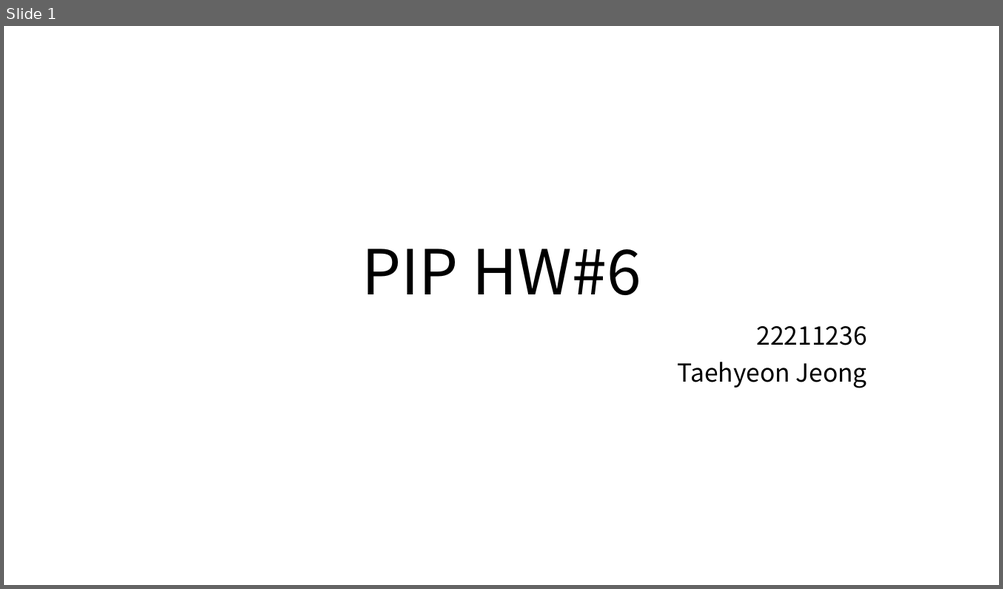
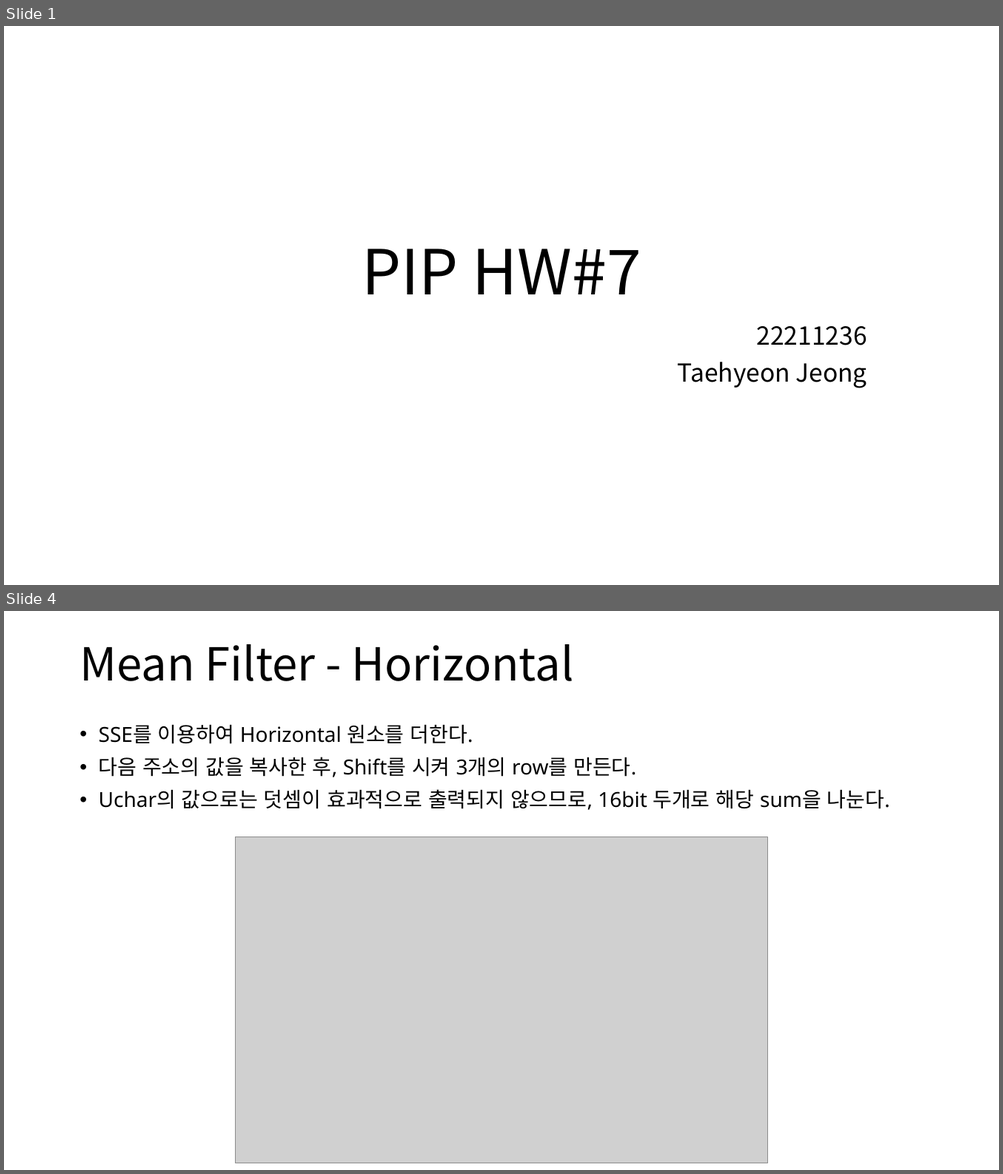
Before and after one commit to Burgunthy/Parallel-Image-Processing, a slide deck: chapter7_SSE_Mean_Filter/sse_Mean_Filter.pptx. Shown one above the other, each under a label of ours: slide 1 before the commit, slides 1 and 4 after it; the slides between them are not shown. The pictures are 1003x589 and 1003x1174 pixels, drawn with LibreOffice and Linux fonts; fonts in the diff are those of the drawing; grey boxes stand for pictures. Boxes give left, top, right and bottom in pixels: in the first picture for what was removed or moved away, otherwise in the second. Text is boxed around its words. In the diff, an @@ line names an element or a change of style, - is before the commit and + after.

```diff
--- a/chapter7_SSE_Mean_Filter/sse_Mean_Filter.pptx
+++ b/chapter7_SSE_Mean_Filter/sse_Mean_Filter.pptx
@@ slide 4 added at [4,611,999,1170], background #FFFFFF @@
@@ title added at [79,644,573,681], 44 pt, text #000000 @@
+Mean Filter - Horizontal
@@ text added at [99,724,890,810], 20 pt, text #000000 @@
+• SSE를 이용하여 Horizontal 원소를 더한다.
+• 다음 주소의 값을 복사한 후, Shift를 시켜 3개의 row를 만든다.
+• Uchar의 값으로는 덧셈이 효과적으로 출력되지 않으므로, 16bit 두개로 해당 sum을 나눈다.
@@ picture added at [236,837,767,1164] @@
@@ slide 1 changed as well @@
@@ title at [361,249,641,295]: text changed @@
-PIP HW#6
+PIP HW#7
```
Also in this commit, not shown: 2 other slides changed, 7 other slides added, 3 slides removed, 2 other files.
